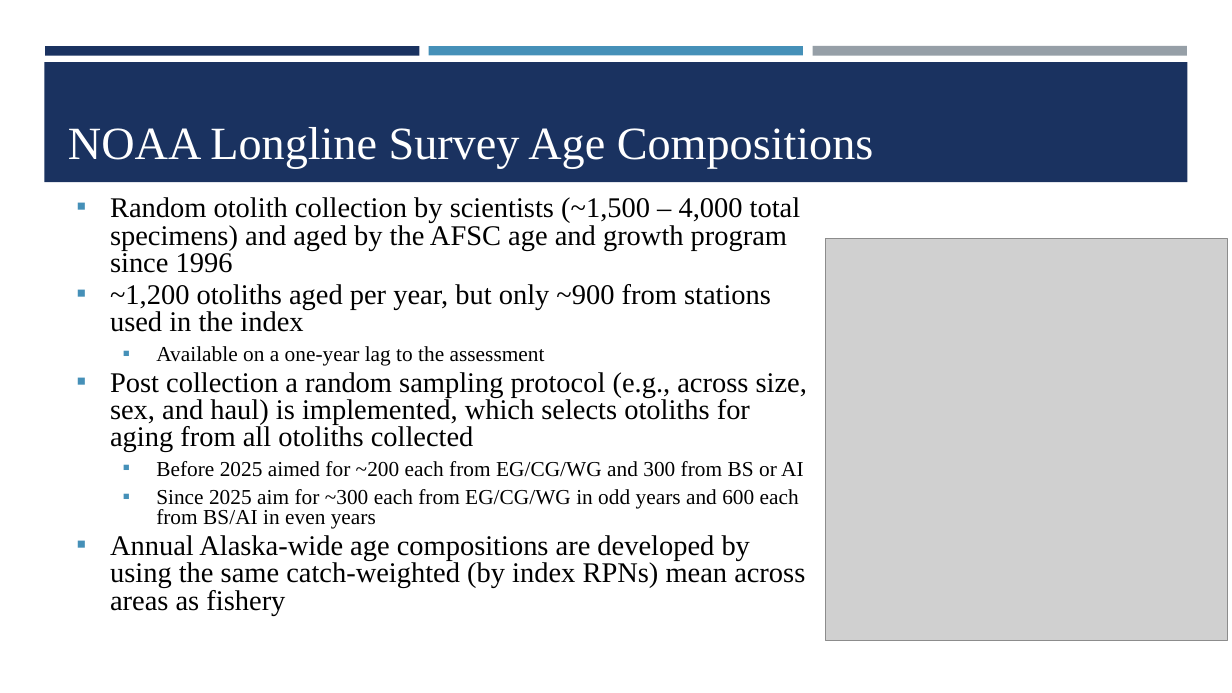
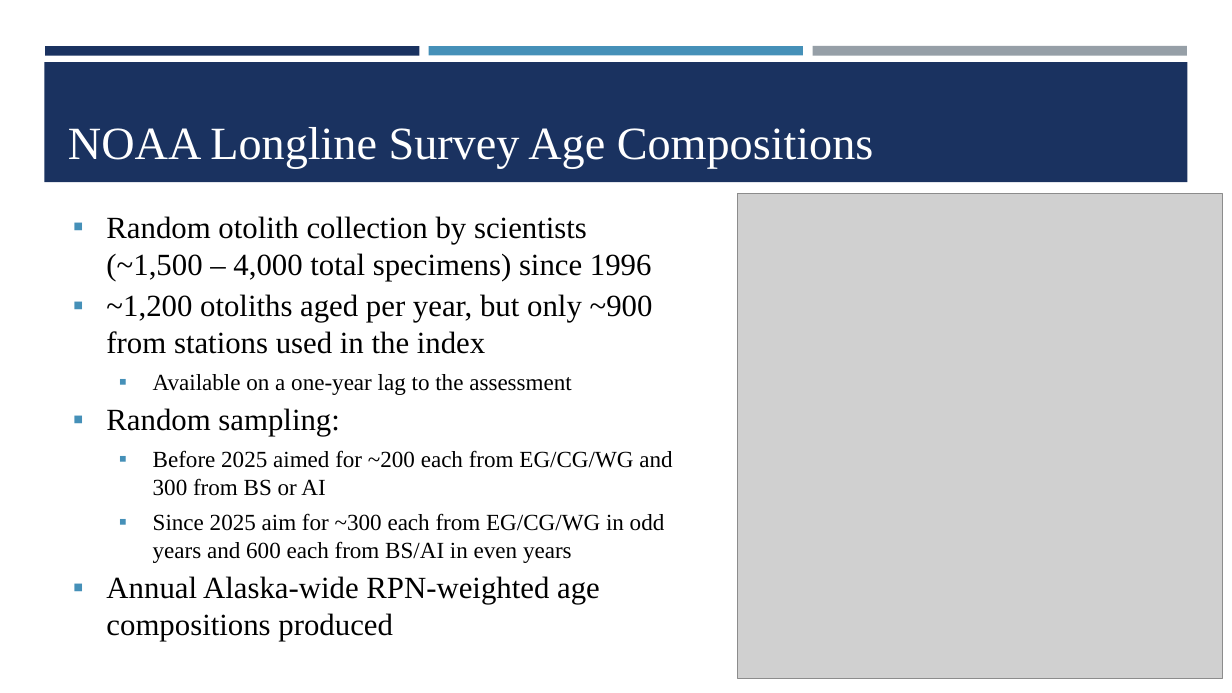
Before and after one commit to dgoethel-noaa/2026_Sablefish_CIE, a slide deck: slide 16 of Presentations/6. Sablefish CIE_Data_Assessment.pptx (slide 14 before the commit). Drawn at 1232x693 pixels with LibreOffice and Linux fonts; fonts in the diff are those of the drawing; grey boxes stand for pictures; background and template pictures are left out. Boxes give left, top, right and bottom in pixels: in the first picture for what was removed or moved away, otherwise in the second. Text is boxed around its words. In the diff, an @@ line names an element or a change of style, - is before the commit and + after.

```diff
--- a/Presentations/6. Sablefish CIE_Data_Assessment.pptx
+++ b/Presentations/6. Sablefish CIE_Data_Assessment.pptx
@@ text "Random otolith collection by scientists ...": place and size @@
-text "Random otolith collection by scientists ..." at bbox=[110, 197, 805, 616]
+text "Random otolith collection by scientists ..." at bbox=[106, 216, 672, 641]
@@ picture: place and size @@
-picture at bbox=[825, 238, 1227, 640]
+picture at bbox=[738, 193, 1223, 678]
@@ text at bbox=[106, 216, 652, 281]: text changed; size 22.2 to 24 pt @@
-▪ Random otolith collection by scientists (~1,500 – 4,000 total specimens) and aged by the AFSC age and growth program since 1996
+▪ Random otolith collection by scientists (~1,500 – 4,000 total specimens) since 1996
@@ text at bbox=[106, 294, 672, 563]: size 22.2 to 24 pt in "~1,200 otoliths aged per year, but only ..."; size 16.6 to 18 pt in "Available on a one-year lag to the ...", "Before 2025 aimed for ~200 each from ...", "Since 2025 aim for ~300 each from ..."; line spacing 0.8 to 1 @@
@@ text at bbox=[106, 408, 339, 436]: text changed; size 22.2 to 24 pt @@
-▪ Post collection a random sampling protocol (e.g., across size, sex, and haul) is implemented, which selects otoliths for aging from all otoliths collected
+▪ Random sampling:
@@ text at bbox=[106, 576, 600, 641]: text changed; size 22.2 to 24 pt @@
-▪ Annual Alaska-wide age compositions are developed by using the same catch-weighted (by index RPNs) mean across areas as fishery
+▪ Annual Alaska-wide RPN-weighted age compositions produced
```
Also in this commit, not shown: 11 other slides changed, 2 slides added, 2 other files.
